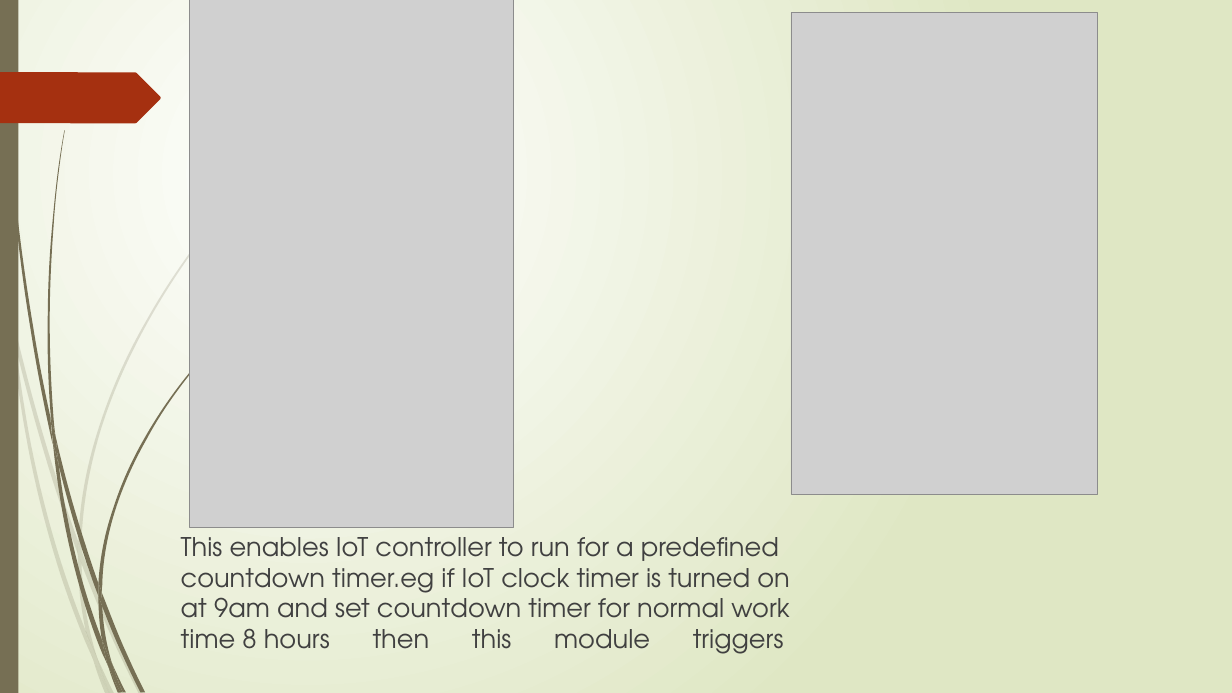
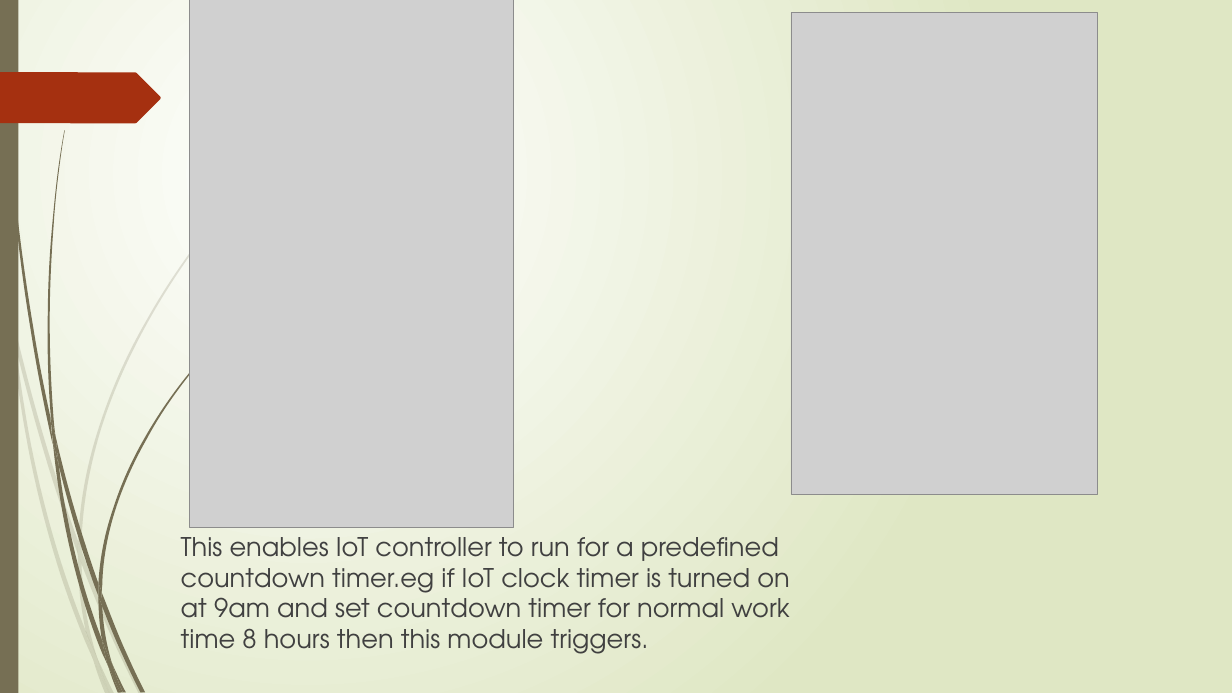
Before and after one commit to preethisheks4m/Batch-1-Smart-Energy-Monitor-App, a slide deck: slide 21 of Documents/B1 ppt.pptx. Drawn at 1232x693 pixels with LibreOffice and Linux fonts; fonts in the diff are those of the drawing; grey boxes stand for pictures. Boxes give left, top, right and bottom in pixels: in the first picture for what was removed or moved away, otherwise in the second. Text is boxed around its words. In the diff, an @@ line names an element or a change of style, - is before the commit and + after.

```diff
--- a/Documents/B1 ppt.pptx
+++ b/Documents/B1 ppt.pptx
@@ text at [181, 537, 789, 654]: text changed @@
-This enables IoT controller to run for a predefined countdown timer.eg if IoT clock timer is turned on at 9am and set countdown timer for normal work time 8 hours then this module triggers
+This enables IoT controller to run for a predefined countdown timer.eg if IoT clock timer is turned on at 9am and set countdown timer for normal work time 8 hours then this module triggers.
```
Also in this commit, not shown: 12 other slides changed, 2 slides added.
